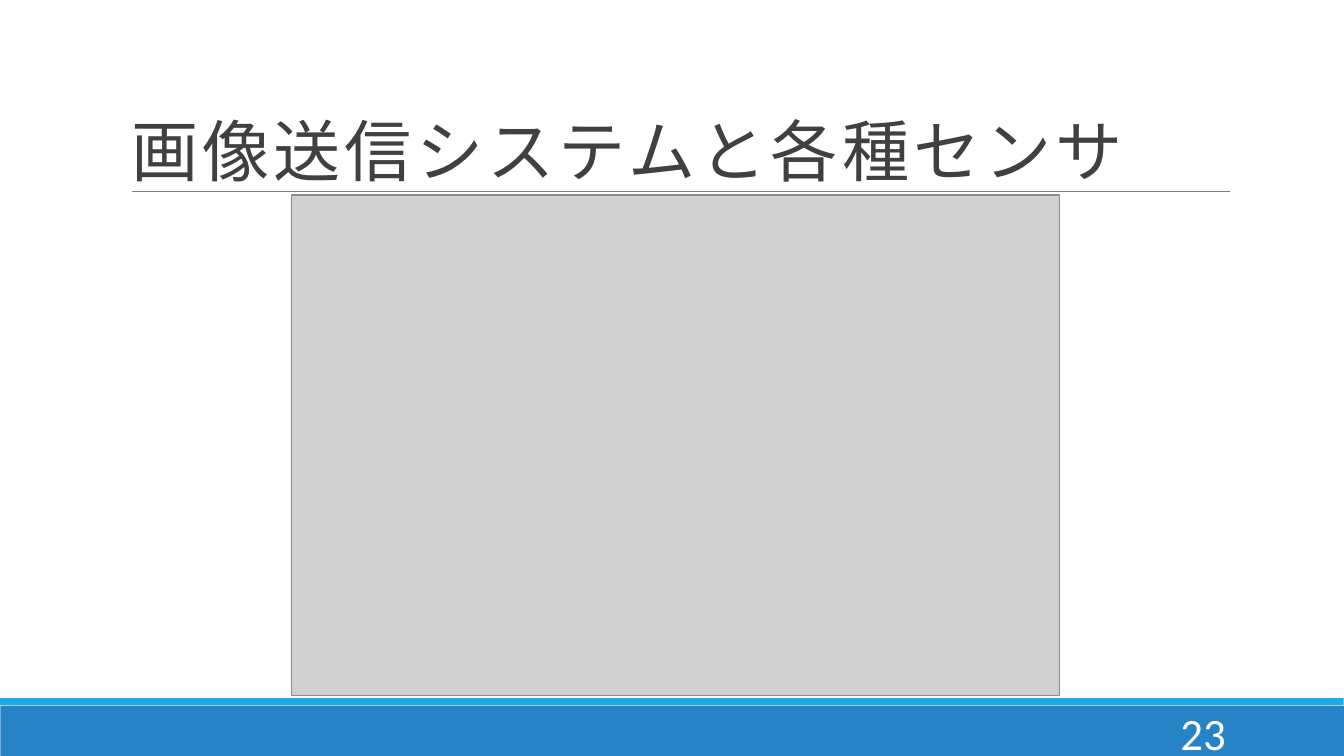
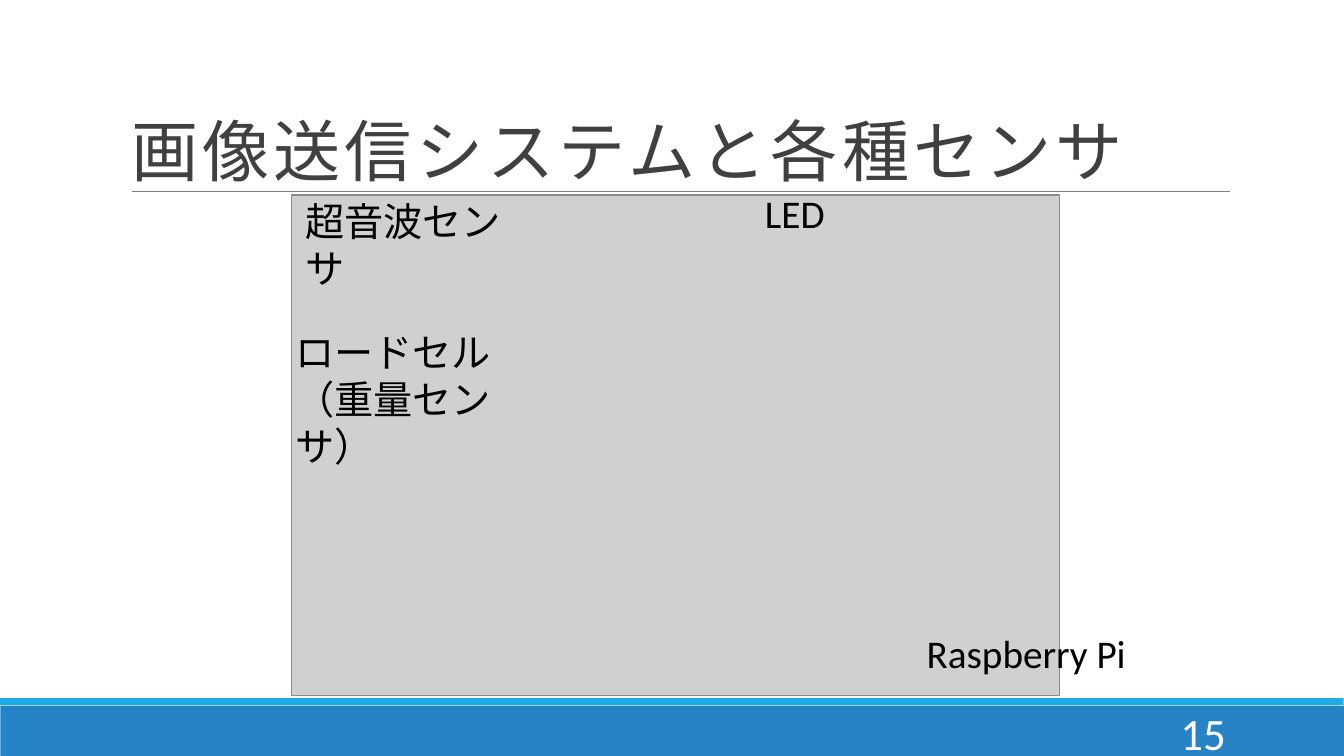
Before and after one commit to DJ956/YoloBarcodeReader, a slide deck: slide 16 of プレゼン/enpit.pptx (slide 24 before the commit). Drawn at 1344x756 pixels with LibreOffice and Linux fonts; fonts in the diff are those of the drawing; grey boxes stand for pictures. Boxes give left, top, right and bottom in pixels: in the first picture for what was removed or moved away, otherwise in the second. Text is boxed around its words. In the diff, an @@ line names an element or a change of style, - is before the commit and + after.

```diff
--- a/プレゼン/enpit.pptx
+++ b/プレゼン/enpit.pptx
@@ text added at <box>305,203,501,285</box>, 28 pt, text #000000 @@
+超音波センサ
@@ text added at <box>765,195,825,228</box>, 28 pt, text #000000 @@
+LED
@@ text added at <box>295,336,491,418</box>, 28 pt, text #000000 @@
+ロードセル（重量センサ）
@@ text added at <box>927,635,1126,678</box>, 28 pt, text #000000 @@
+Raspberry Pi
@@ page number at <box>1180,721,1225,751</box>: text changed @@
-23
+15
```
Also in this commit, not shown: 7 other slides changed.
